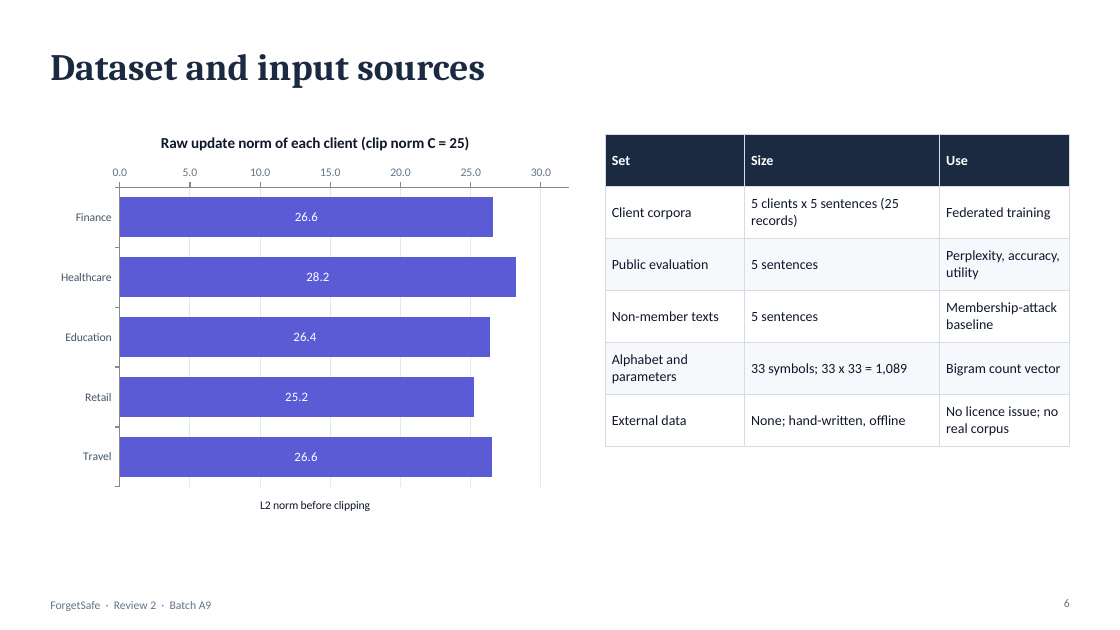
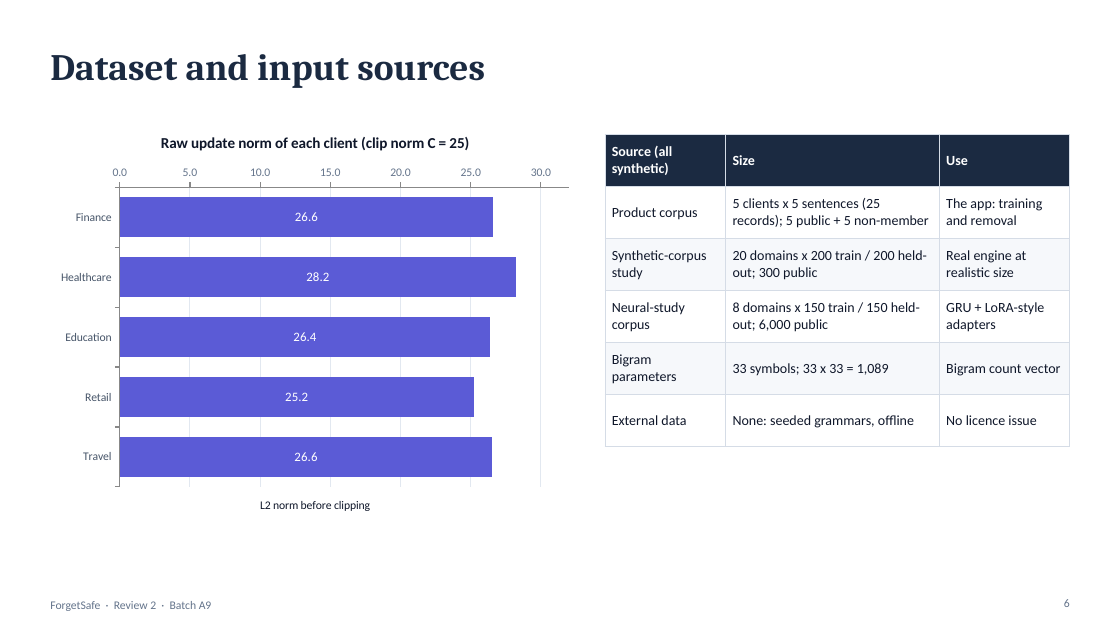
Before and after one commit to madhava-smartgrowInfotech/Btech-Projects, a slide deck: slide 6 of CSDS/A/CSDS-A-A9/13.Review_2_PPT.pptx. Drawn at 1120x630 pixels with LibreOffice and Linux fonts; fonts in the diff are those of the drawing. Boxes give left, top, right and bottom in pixels: in the first picture for what was removed or moved away, otherwise in the second. Text is boxed around its words. In the diff, an @@ line names an element or a change of style, - is before the commit and + after.

```diff
--- a/CSDS/A/CSDS-A-A9/13.Review_2_PPT.pptx
+++ b/CSDS/A/CSDS-A-A9/13.Review_2_PPT.pptx
@@ table at [605,134,1070,432] @@
-row 1, column 1: Set
+row 1, column 1: Source (all synthetic)
-row 2: Client corpora | 5 clients x 5 sentences (25 records) | Federated training
+row 2: Product corpus | 5 clients x 5 sentences (25 records); 5 public + 5 non-member | The app: training and removal
-row 3: Public evaluation | 5 sentences | Perplexity, accuracy, utility
+row 3: Synthetic-corpus study | 20 domains x 200 train / 200 held-out; 300 public | Real engine at realistic size
-row 4: Non-member texts | 5 sentences | Membership-attack baseline
+row 4: Neural-study corpus | 8 domains x 150 train / 150 held-out; 6,000 public | GRU + LoRA-style adapters
-row 5, column 1: Alphabet and parameters
+row 5, column 1: Bigram parameters
-row 6, column 2: None; hand-written, offline
+row 6, column 2: None: seeded grammars, offline
-row 6, column 3: No licence issue; no real corpus
+row 6, column 3: No licence issue
```
Also in this commit, not shown: 10 other slides changed, 50 other files.
